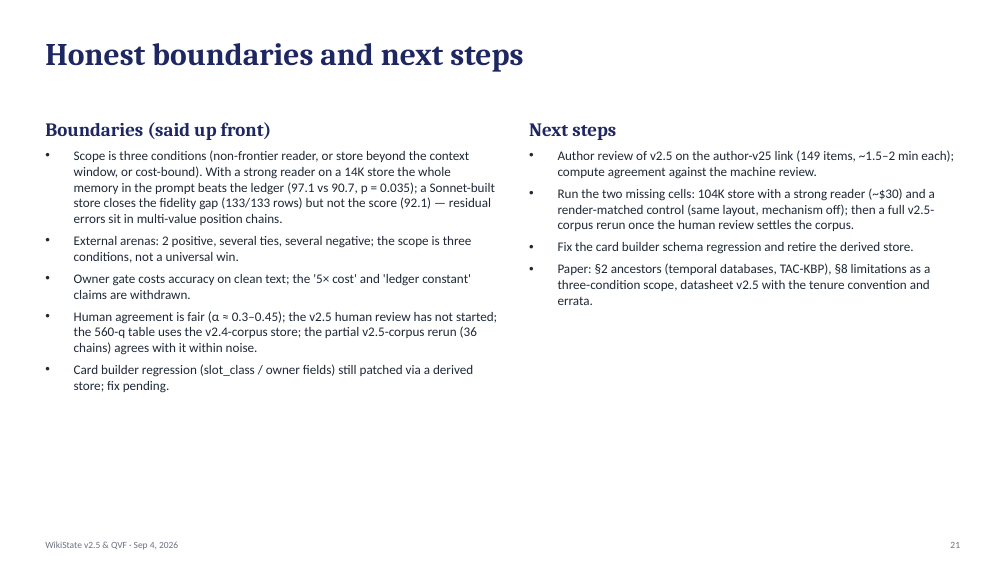
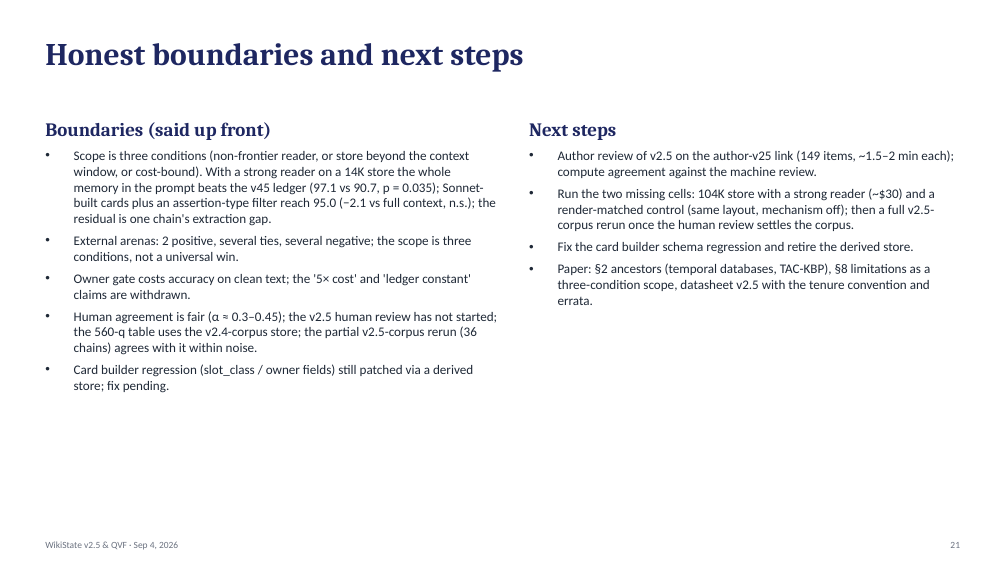
Before and after one commit to jeremyz12/qvf_withcontroller, a slide deck: slide 21 of results/weekly_report_20260904.pptx. Drawn at 1008x567 pixels with LibreOffice and Linux fonts; fonts in the diff are those of the drawing. Boxes give left, top, right and bottom in pixels: in the first picture for what was removed or moved away, otherwise in the second. Text is boxed around its words. In the diff, an @@ line names an element or a change of style, - is before the commit and + after.

```diff
--- a/results/weekly_report_20260904.pptx
+++ b/results/weekly_report_20260904.pptx
@@ text at bbox=[74, 150, 496, 226]: text changed @@
-• Scope is three conditions (non-frontier reader, or store beyond the context window, or cost-bound). With a strong reader on a 14K store the whole memory in the prompt beats the ledger (97.1 vs 90.7, p = 0.035); a Sonnet-built store closes the fidelity gap (133/133 rows) but not the score (92.1) — residual errors sit in multi-value position chains.
+• Scope is three conditions (non-frontier reader, or store beyond the context window, or cost-bound). With a strong reader on a 14K store the whole memory in the prompt beats the v45 ledger (97.1 vs 90.7, p = 0.035); Sonnet-built cards plus an assertion-type filter reach 95.0 (−2.1 vs full context, n.s.); the residual is one chain's extraction gap.
```
Also in this commit, not shown: 2 other slides changed, 2 other files.
